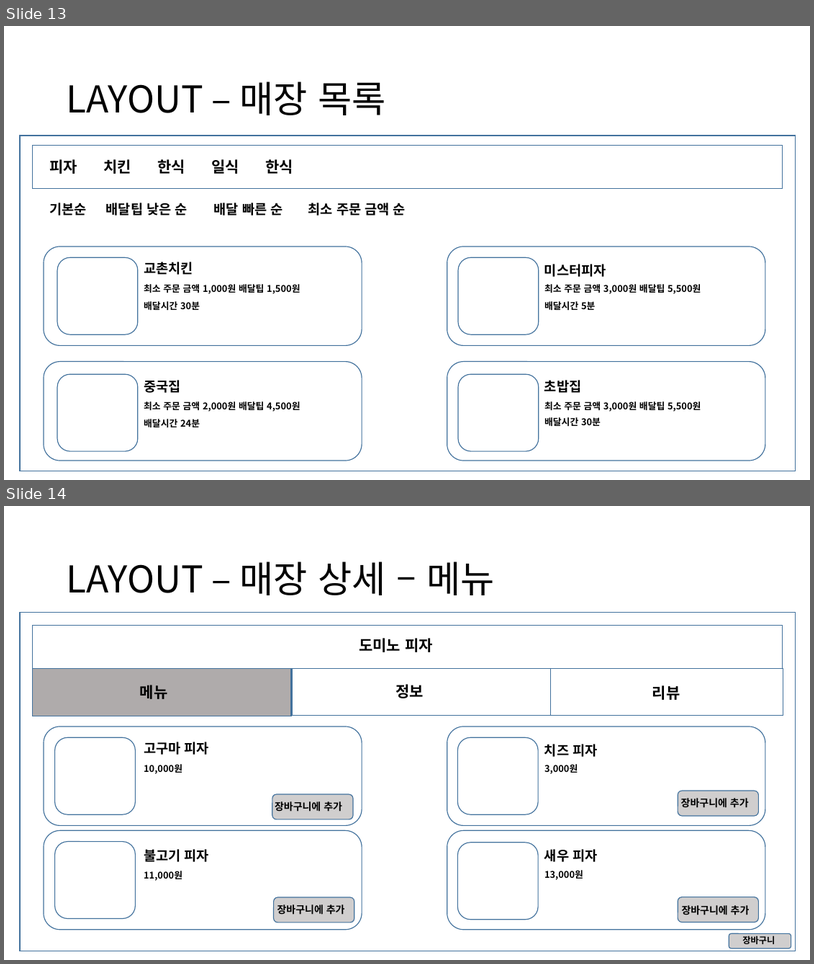
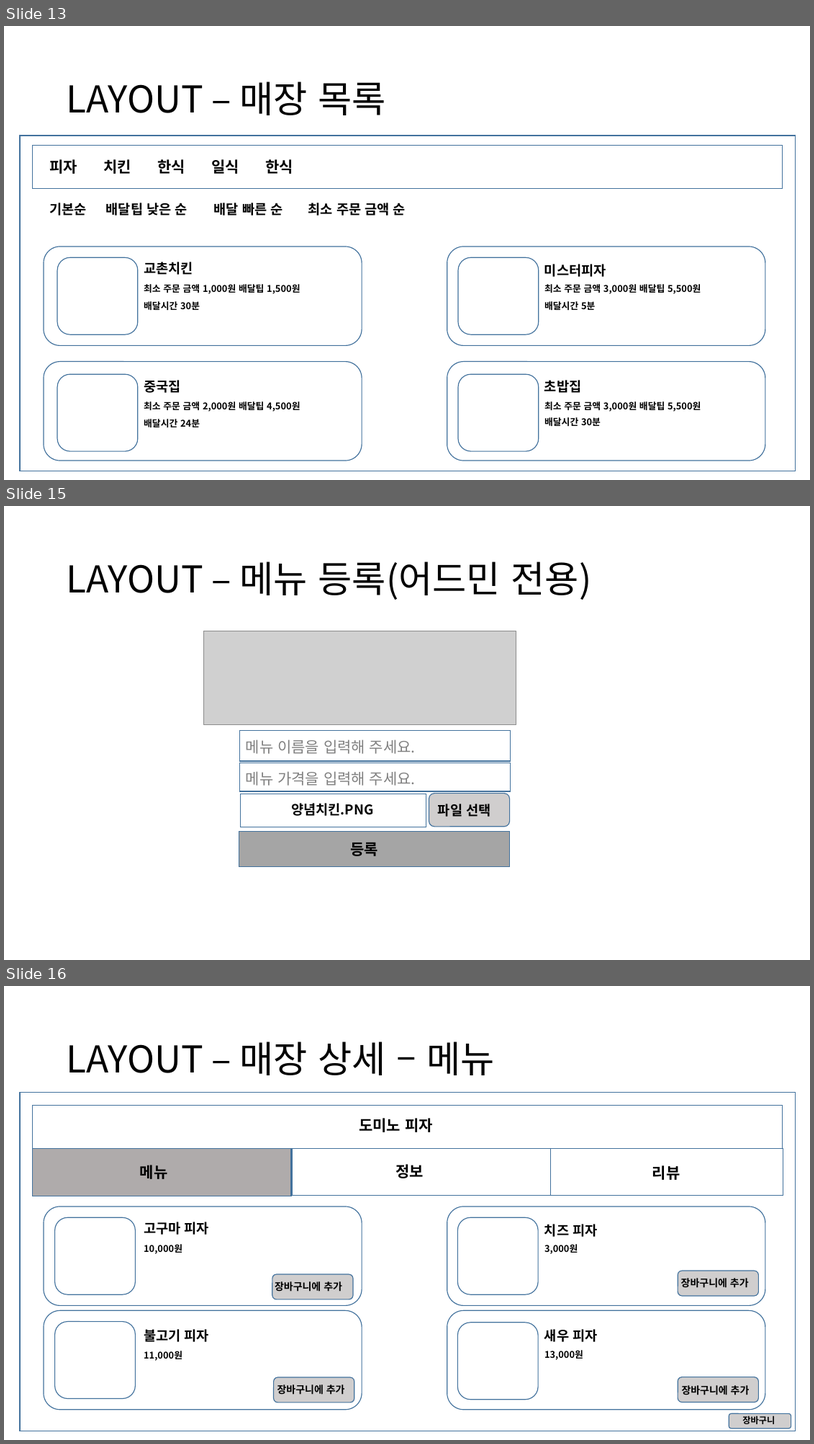
Before and after one commit to Camelllia/BaeminApplication, a slide deck: 202131205_김승진_실무게임프로그래밍_기획서.pptx. Shown one above the other, each under a label of ours: slides 13 and 14 before the commit, slides 13, 15 and 16 after it; the slides between them are not shown. The pictures are 814x964 and 814x1444 pixels, drawn with LibreOffice and Linux fonts; fonts in the diff are those of the drawing; grey boxes stand for pictures. Boxes give left, top, right and bottom in pixels: in the first picture for what was removed or moved away, otherwise in the second. Text is boxed around its words. In the diff, an @@ line names an element or a change of style, - is before the commit and + after.

```diff
--- a/202131205_김승진_실무게임프로그래밍_기획서.pptx
+++ b/202131205_김승진_실무게임프로그래밍_기획서.pptx
@@ slide 15 added at <box>4,506,810,960</box>, background #FFFFFF @@
@@ title added at <box>66,561,592,600</box>, 44 pt, text #000000 @@
+LAYOUT – 메뉴 등록(어드민 전용)
@@ picture added at <box>203,631,517,724</box> @@
@@ rectangle added at <box>240,731,510,762</box>, fill #FFFFFF, outline #43739E 1 pt @@
@@ text added at <box>246,739,416,754</box>, 18 pt, text #808080 @@
+메뉴 이름을 입력해 주세요.
@@ rectangle added at <box>240,763,510,792</box>, fill #FFFFFF, outline #43739E 1 pt @@
@@ text added at <box>246,771,416,785</box>, 18 pt, text #808080 @@
+메뉴 가격을 입력해 주세요.
@@ rectangle added at <box>241,794,426,827</box>, fill #FFFFFF, outline #43739E 1 pt @@
@@ text added at <box>291,803,373,816</box>, 16 pt, text #000000, bold @@
+양념치킨.PNG
@@ rounded rectangle added at <box>430,793,510,826</box>, fill #D0CECE, outline #43739E 1 pt @@
@@ text added at <box>438,803,491,816</box>, 16 pt, text #000000, bold @@
+파일 선택
@@ rectangle added at <box>239,831,509,867</box>, fill #A5A5A5, outline #43739E 1 pt @@
@@ text added at <box>350,842,378,856</box>, 18 pt, text #000000, bold @@
+등록
@@ what was slide 14 is now slide 16 @@
```
Also in this commit, not shown: 1 slide changed, 1 other slide added.
